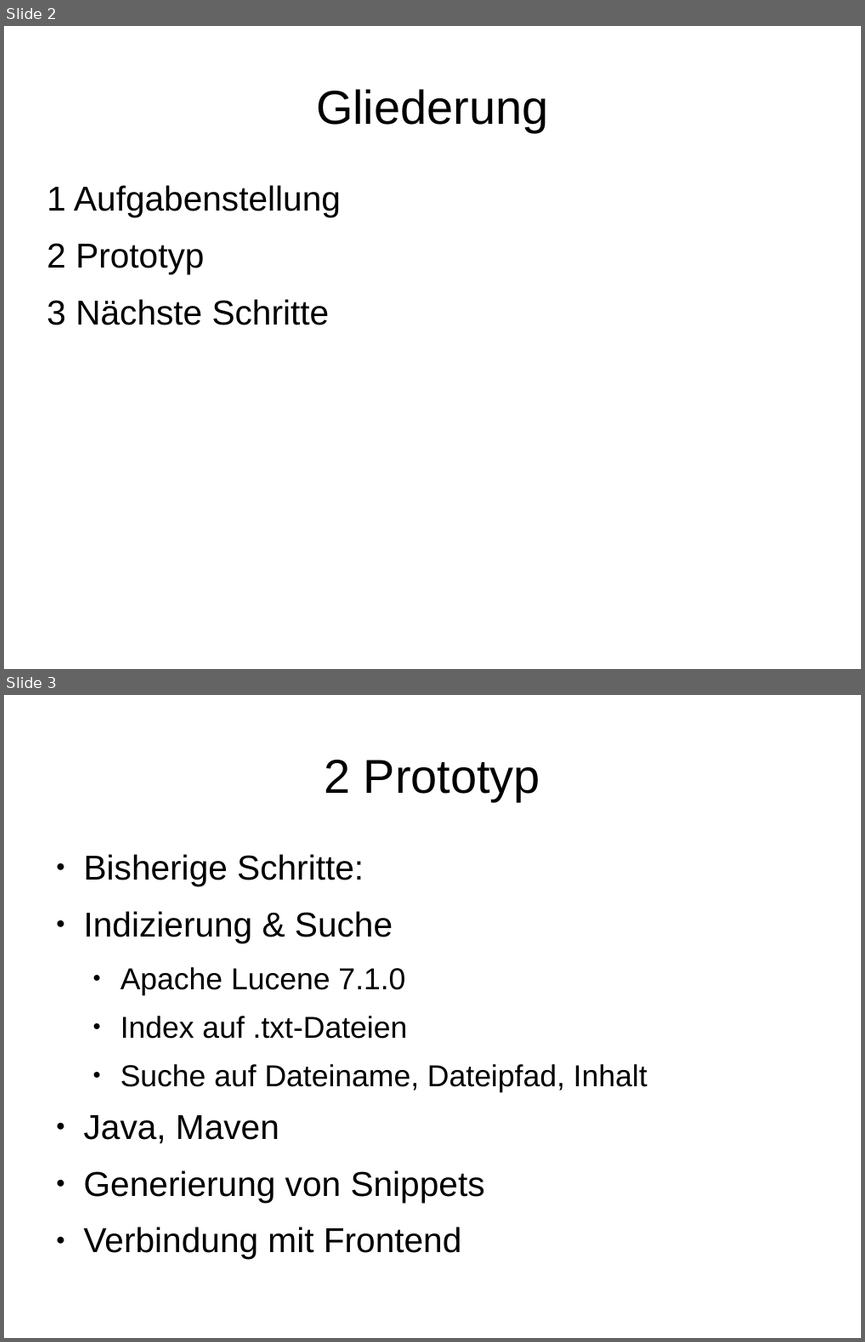
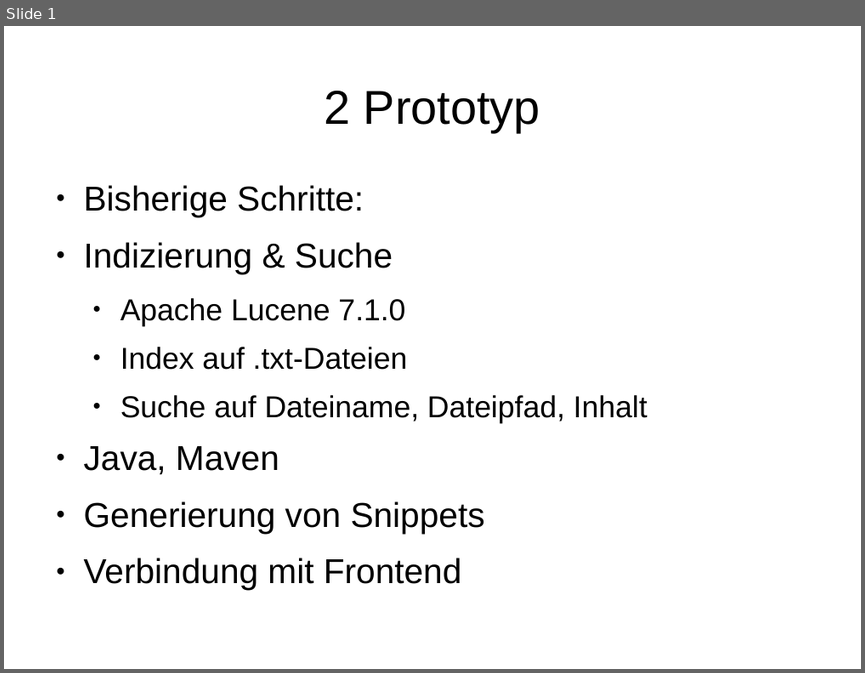
Before and after one commit to 43ndr1k/Digital-Text-Forensics, a slide deck: Zwischenpräsentation/Folien_David.odp. Shown one above the other, each under a label of ours: slides 2 and 3 before the commit, slide 1 after it. The pictures are 865x1342 and 865x673 pixels, drawn with LibreOffice and Linux fonts; fonts in the diff are those of the drawing. Boxes give left, top, right and bottom in pixels: in the first picture for what was removed or moved away, otherwise in the second. Text is boxed around its words. In the diff, an @@ line names an element or a change of style, - is before the commit and + after.

```diff
--- a/Zwischenpräsentation/Folien_David.odp
+++ b/Zwischenpräsentation/Folien_David.odp
@@ slide 2 removed at bbox=[4, 26, 861, 669], background #FFFFFF @@
@@ title removed at bbox=[316, 89, 548, 132] @@
-Gliederung
@@ text removed at bbox=[46, 185, 341, 325] @@
-1 Aufgabenstellung
-2 Prototyp
-3 Nächste Schritte
@@ what was slide 3 is now slide 1 @@
```
Also in this commit, not shown: 1 other slide removed.
